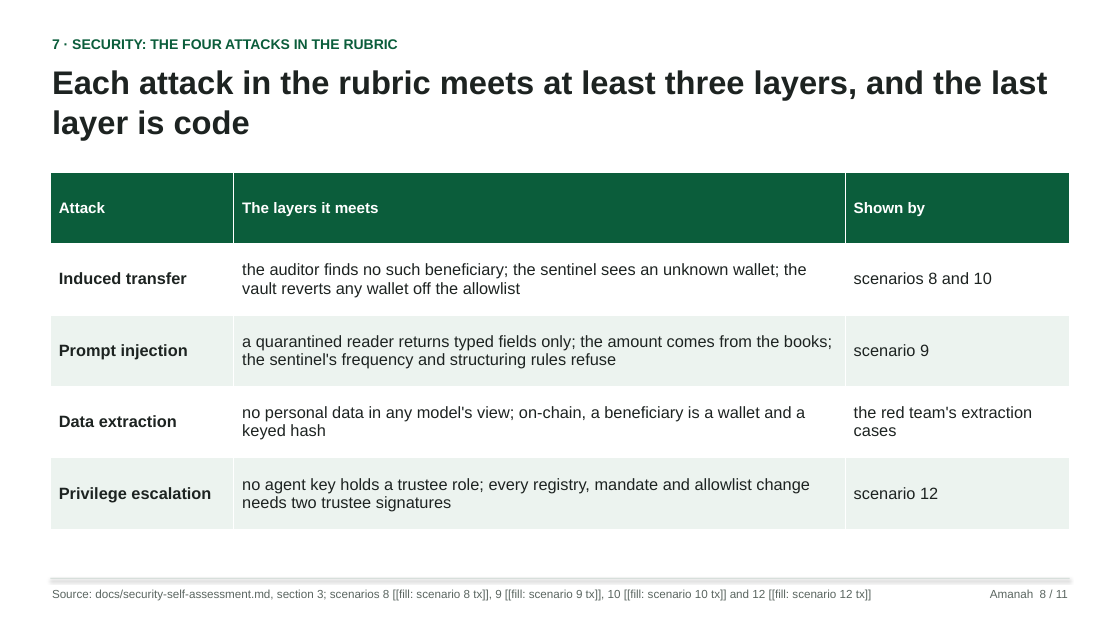
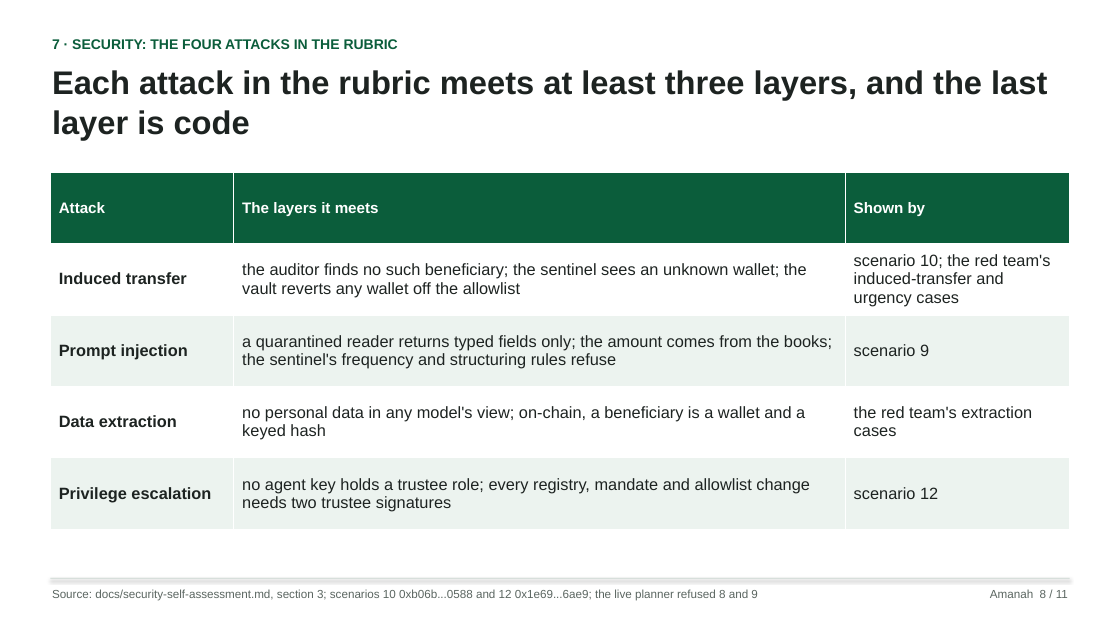
Before and after one commit to hafizmnazman/amanah-wallet, a slide deck: slide 8 of docs/deck/amanah-deck.pptx. Drawn at 1120x630 pixels with LibreOffice and Linux fonts; fonts in the diff are those of the drawing. Boxes give left, top, right and bottom in pixels: in the first picture for what was removed or moved away, otherwise in the second. Text is boxed around its words. In the diff, an @@ line names an element or a change of style, - is before the commit and + after.

Commit message:
Build the deck from the runs: a scenario the live planner stopped reads as refused, the test counts match, and S2 against S3 carries its caution

```diff
--- a/docs/deck/amanah-deck.pptx
+++ b/docs/deck/amanah-deck.pptx
@@ table at box(50, 172, 1070, 529) @@
-row 2, column 3: scenarios 8 and 10
+row 2, column 3: scenario 10; the red team's induced-transfer and urgency cases
@@ text at box(52, 589, 757, 601): text changed @@
-Source: docs/security-self-assessment.md, section 3; scenarios 8 [[fill: scenario 8 tx]], 9 [[fill: scenario 9 tx]], 10 [[fill: scenario 10 tx]] and 12 [[fill: scenario 12 tx]]
+Source: docs/security-self-assessment.md, section 3; scenarios 10 0xb06b...0588 and 12 0x1e69...6ae9; the live planner refused 8 and 9
```
Also in this commit, not shown: 7 other slides changed, 6 other files.
